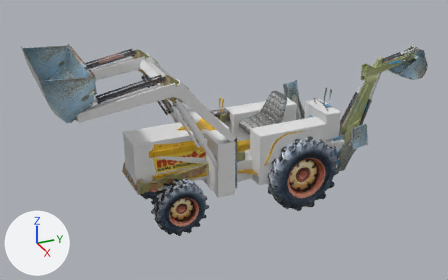
Before and after pictures for a commit that changed the FBX model applications/media/tractor.fbx.
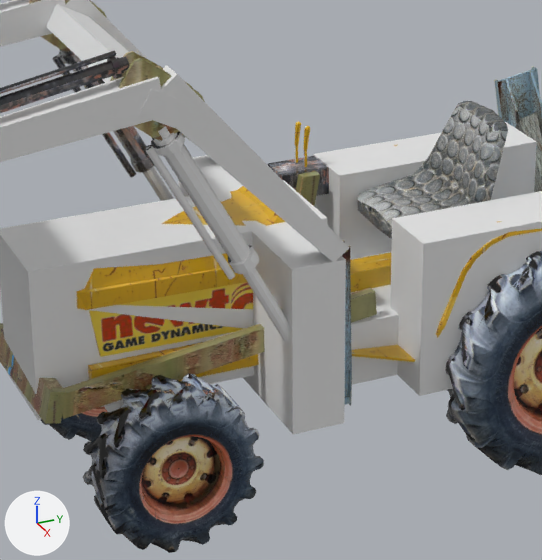
Each version appears first whole from a camera (50 mm lens) standing at (10.52, -5.14, 6.68) and looking at (-0.06, -0.38, 1.39), and next in a close-up on the part from 28% to 67% of the width and 21% to 85% of the height. Arrows for +X, +Y and +Z are at lower left; the lights stay in place. Where no turn or scale is listed for an object, it has been applied to the vertices. Vertices at the same position are counted once.

In view in the first close-up: 'MainBody', 'armHydraulic_left', 'armHydraulic_right', 'fl_tire', 'frontBucketHydraulic', 'hidden_Box001', 'hidden_Box002', 'hidden_Box003', 'hidden_Box004', 'hidden_convexhull_00.001', 'hidden_convexhull_005', 'hidden_convexhull_01', 'hidden_convexhull_03', 'hidden_convexhull_04', 'rl_tire'.
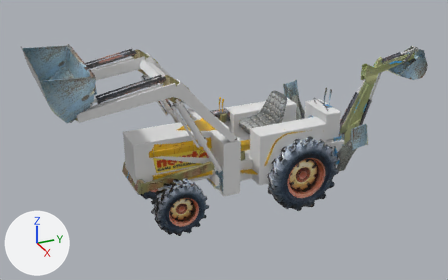
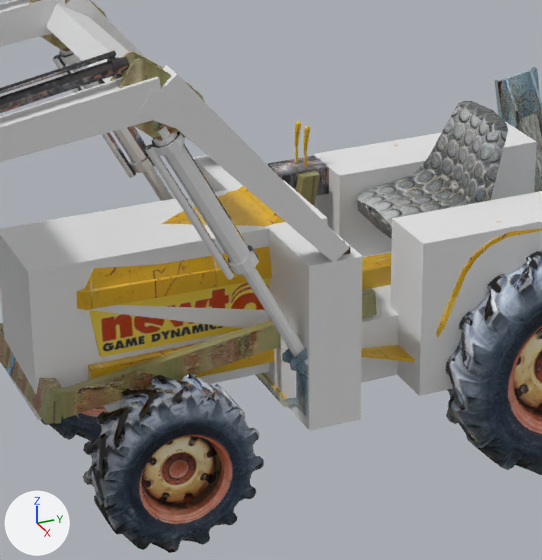
What the commit changed:
me_mesh_007 has 131 vertices, 246 faces and spans x -0.89..0.023, y -0.077..0.077, z -0.1..0.101.
me_mesh_007 is used by ob_armhydraulic_right; parent ob_armhydraulicpiston_right; location (-0.68, 0.0117, -0.01); rotation (0.0, -0.00551, 0.0), in degrees (0, -0.3, 0).
me_mesh_007 part 1: the whole mesh is turned -90 degrees about the z axis through the mesh origin.
me_mesh_049 has 131 vertices, 246 faces and spans x -0.889..0.024, y -0.077..0.077, z -0.098..0.103.
me_mesh_049 is used by ob_armhydraulic_left; parent ob_armhydraulicpiston_left; location (-0.68, -0.0116, -0.012); rotation (0.0, -0.00551, 0.0), in degrees (0, -0.3, 0).
me_mesh_049 part 2: the whole mesh is turned -90 degrees about the z axis through the mesh origin.
Object 'hidden_convexhull_01' (ob_hidden_convexhull_01) moves from (-0.434, 0.0, 0.000343) to (-0.0000127, 0.433, -0.00443).
Object 'hidden_convexhull_01' (ob_hidden_convexhull_01) turns from (0, 0, 0) to (0, 0, -90) degrees about x, y and z.
Object 'hidden_Box002' (ob_hidden_box002) moves from (-0.002, -0.779, 1.259) to (-0.002, -0.667, 1.259).
Object 'hidden_convexhull_005' (ob_hidden_convexhull_005) moves from (-0.433, -0.0139, 0.00237) to (-0.0139, 0.433, -0.00241).
Object 'hidden_convexhull_005' (ob_hidden_convexhull_005) turns from (0, 0, 0) to (0, 0, -90) degrees about x, y and z.
Object 'armHydraulic_right' (ob_armhydraulic_right) turns from (0, -0.3, 0) to (0, -0.3, 90) degrees about x, y and z.
Object 'armHydraulic_left' (ob_armhydraulic_left) turns from (0, -0.3, 0) to (0, -0.3, 90) degrees about x, y and z.

Boxes [x1, y1, x2, y2] around the edits, measured in the close-ups (542 x 560 px):
'hidden_Box002', moved: before [178, 155, 346, 434]; after [193, 155, 363, 431]
'hidden_convexhull_005', turned, moved: before [146, 126, 259, 279]; after [145, 126, 259, 280]
'armHydraulic_right', turned: before [53, 50, 154, 177]; after [53, 52, 154, 176]
'hidden_convexhull_01', turned, moved: before [53, 49, 153, 177]; after [53, 49, 153, 178]
'armHydraulic_left', turned: before [145, 132, 252, 278]; after [145, 132, 258, 274]
